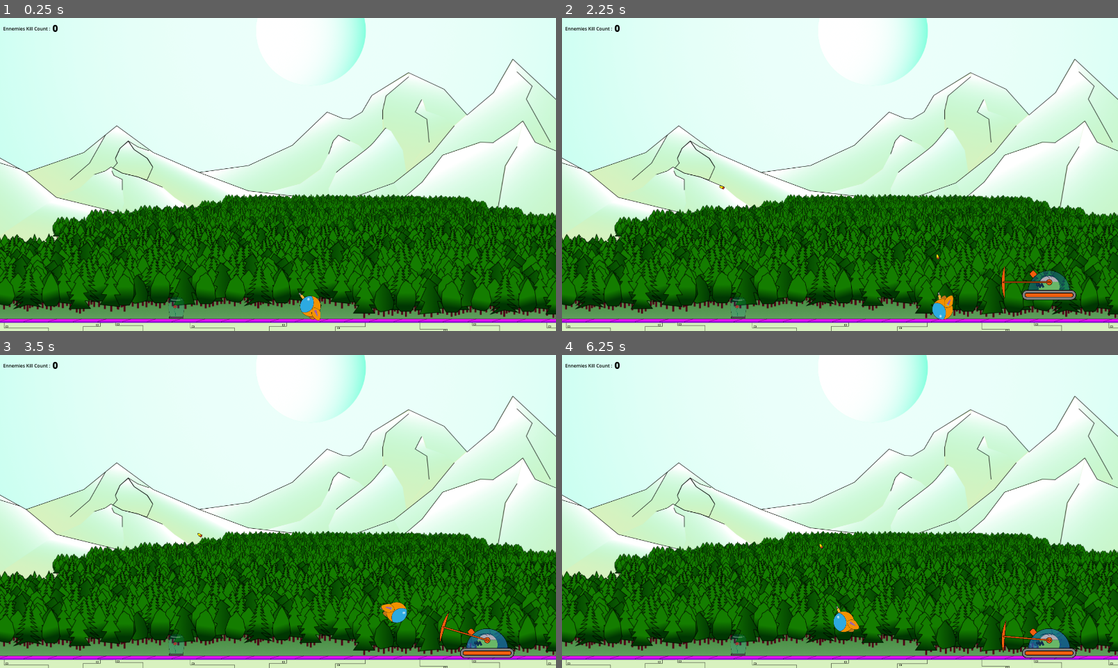
Above: before the commit, frames 1-4 (two rows, left to right).
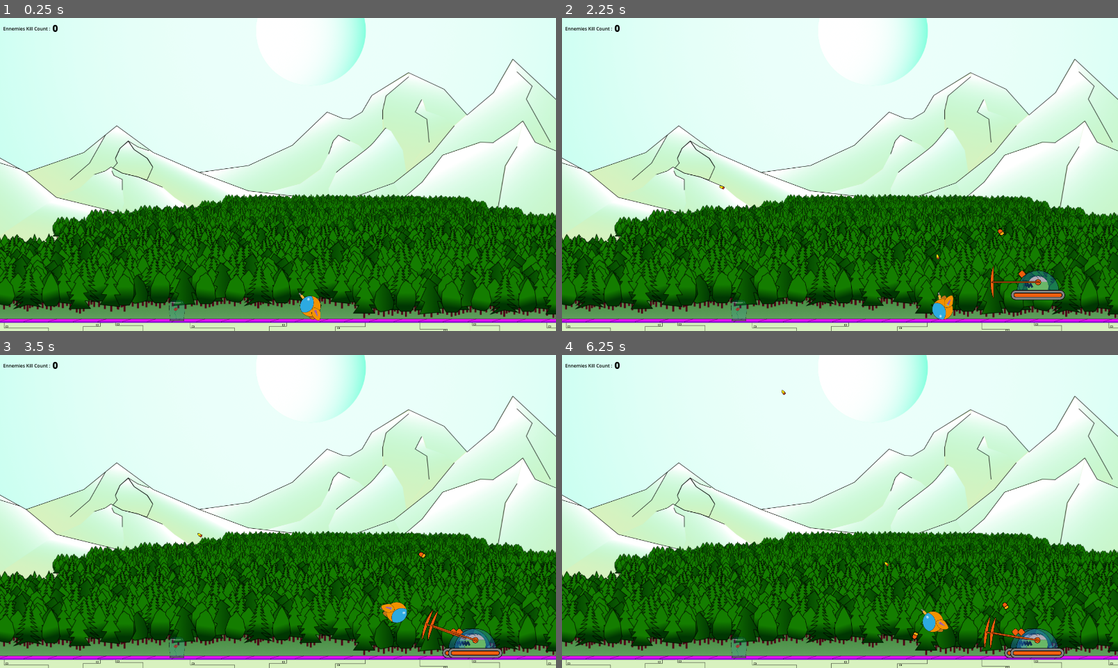
Above: after the commit, the same moments.

Repository: Jeremiejade/rose
Game: Godot game, scene res://scenes/Level/level.tscn
The game is run twice, just before and just after one commit, with the same random seed, the same clock (stepped at 60 frames per second) and the same inputs. This scene is started directly instead of the project's main scene.
Inputs (mouse positions are in pixels of both pictures, inside the frame that each line leads up to):
- Up to frame 1 (0.25 s): no input
- Up to frame 2 (2.25 s): tap Enter at 0.5 s; move the mouse to (962, 158) at 0.52 s; hold D (move_right) 0.53-2.03 s; click (962, 158) at 0.6 s; tap Space (jump) at 0.77, 1.52 s; move the mouse to (728, 190) at 1.27 s; click (728, 190) at 1.35 s; move the mouse to (895, 105) at 2.02 s; hold A (move_left) from 2.03 s (still down); click (895, 105) at 2.1 s
- Up to frame 3 (3.5 s): move the mouse to (250, 574) at 2.77 s; release A (move_left) at 2.78 s; hold D (move_right) from 2.78 s (still down); click (250, 574) at 2.85 s; tap Space (jump) at 3.02 s
- Up to frame 4 (6.25 s): move the mouse to (1006, 558) at 3.52 s; click (1006, 558) at 3.6 s; tap Space (jump) at 3.77, 4.52, 6.02 s; move the mouse to (673, 464) at 4.27 s; release D (move_right) at 4.28 s; hold A (move_left) 4.28-5.03 s; click (673, 464) at 4.35 s; move the mouse to (867, 511) at 5.02 s; hold D (move_right) 5.03-5.78 s; click (867, 511) at 5.1 s; move the mouse to (756, 433) at 5.77 s; hold A (move_left) from 5.78 s (still down); click (756, 433) at 5.85 s

The runs differ from the first frame. In frame 1, less than 0.1% of the frame differs, in the area x 30-34%, y 89-97%; in frame 2, 0.8%; in frame 3, 1.1%; in frame 4, 1.6%, in the area x 30-93%, y 11-97%.

Commit message:
fix canAttak tank_0

Diff:
--- a/scenes/Level/level.tscn
+++ b/scenes/Level/level.tscn
@@ -104,7 +104,7 @@
 texture = ExtResource("9_3oiv0")
 
 [node name="rose" parent="." unique_id=580838012 instance=ExtResource("4_v753x")]
-position = Vector2(1056, 999)
+position = Vector2(1058, 1008)
 scale = Vector2(0.5, 0.5)
 collision_layer = 128
 collision_mask = 198
@@ -124,7 +124,8 @@
 
 [node name="Wall" type="StaticBody2D" parent="." unique_id=1048609044]
 position = Vector2(13, 355)
-collision_mask = 3
+collision_layer = 4
+collision_mask = 0
 physics_material_override = SubResource("PhysicsMaterial_676nv")
 
 [node name="CollisionShape2D" type="CollisionShape2D" parent="Wall" unique_id=1200419381]
--- a/scenes/enemies/tank_0.gd
+++ b/scenes/enemies/tank_0.gd
@@ -67,10 +67,15 @@
 	pass
 
 func canAttack() -> void:
-	var front = $Body/canon_origin
+	var frontGlobalePosition = $Body/canon_origin.global_position
 
-	if abs(front.global_position).x < 350:
+	var roseGLobalePosition = gameConfig.rose.global_position
+	var playerGloablePosition = gameConfig.player.global_position
+
+	if abs(frontGlobalePosition - roseGLobalePosition).x < 350 ||  abs(frontGlobalePosition - playerGloablePosition).x < 350:
 		state = 'attack'
+	elif state == 'attack' :
+		state = 'walk'
 
 func take_damage(attack):
 	if attack.hurt_box_name == "Shield":
